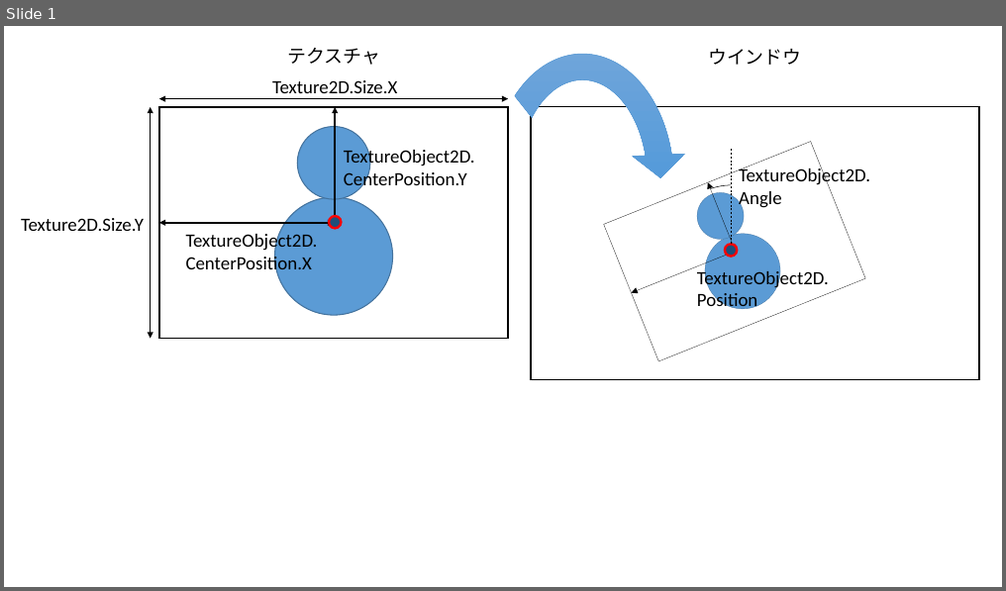
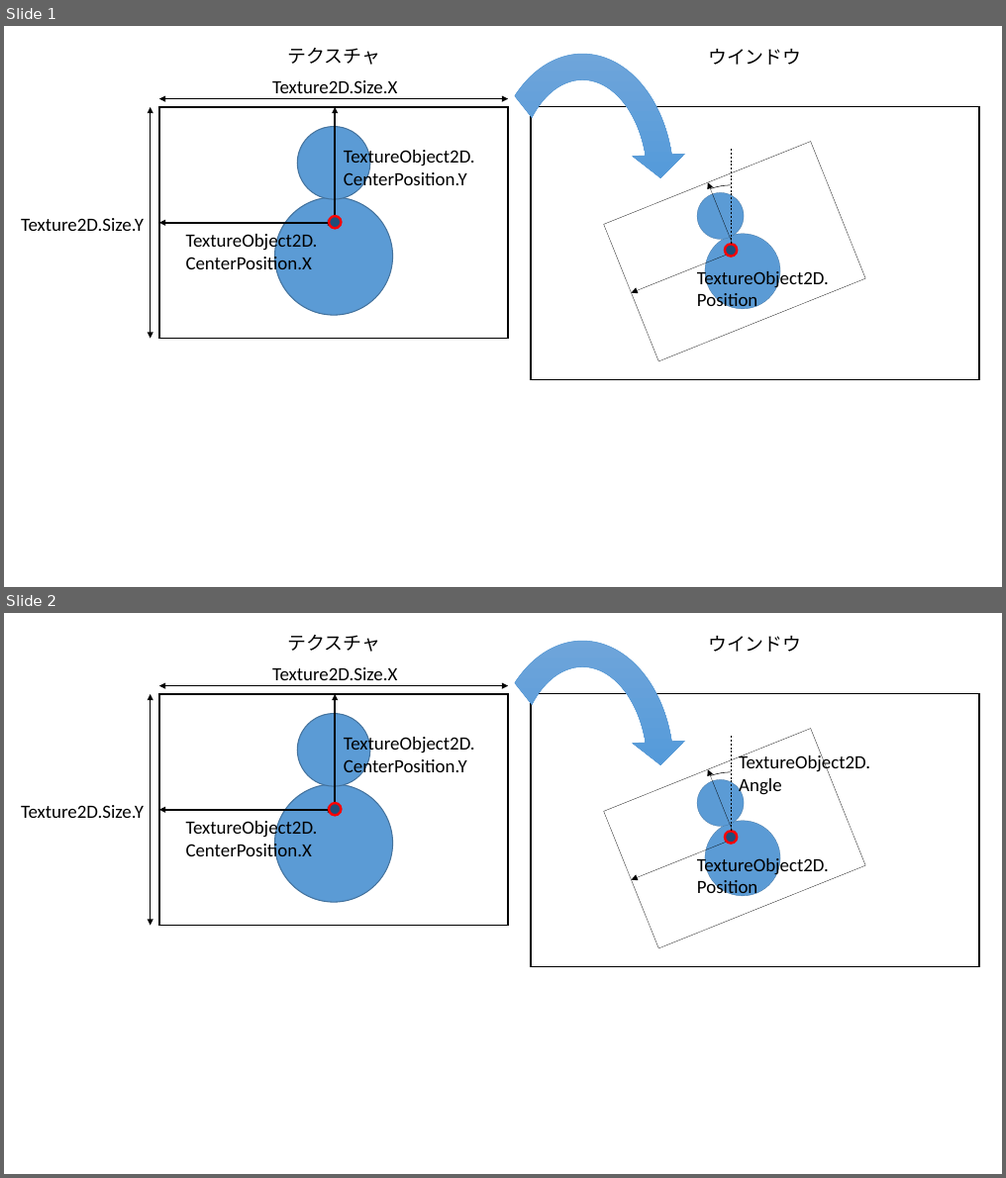
Before and after one commit to altseed/STGLecture, a slide deck: Material/TextureObject2D.pptx. Shown one above the other, each under a label of ours: slide 1 before the commit, slides 1 and 2 after it. The pictures are 1006x591 and 1006x1178 pixels, drawn with LibreOffice and Linux fonts; fonts in the diff are those of the drawing. Boxes give left, top, right and bottom in pixels: in the first picture for what was removed or moved away, otherwise in the second. Text is boxed around its words. In the diff, an @@ line names an element or a change of style, - is before the commit and + after.

```diff
--- a/Material/TextureObject2D.pptx
+++ b/Material/TextureObject2D.pptx
@@ slide 1 added at bbox=[4, 26, 1002, 587], background #FFFFFF @@
@@ text added at bbox=[287, 48, 380, 65], 18 pt, text #000000 @@
+テクスチャ
@@ circular arrow added at bbox=[478, 41, 687, 322], fill gradient #71A6DB to #559BDB to #448ACA, outline #5B9BD5 0.5 pt @@
@@ text added at bbox=[708, 49, 801, 65], 18 pt, text #000000 @@
+ウインドウ
@@ text added at bbox=[272, 80, 397, 93], 18 pt, text #000000 @@
+Texture2D.Size.X
@@ double arrow added from (150, 107) to (150, 338), #000000 1.5 pt @@
@@ double arrow added from (159, 98) to (509, 98), #000000 1.5 pt @@
@@ group added at bbox=[159, 107, 509, 338]: 2 ellipses, 2 double arrows, 1 rectangle @@
@@ rectangle added at bbox=[531, 107, 979, 380], outline #000000 1.5 pt @@
@@ text added at bbox=[344, 148, 475, 190], 18 pt, text #000000 @@
+TextureObject2D.CenterPosition.Y
@@ line added from (731, 244) to (731, 149), #000000 0.5 pt dashed @@
@@ arc (boxed as its full ellipse) added at bbox=[667, 185, 797, 315], outline #000000 0.5 pt @@
@@ group added at bbox=[604, 142, 865, 363]: 2 ellipses, 2 double arrows, 1 rectangle @@
@@ text added at bbox=[21, 218, 144, 231], 18 pt, text #000000 @@
+Texture2D.Size.Y
@@ text added at bbox=[186, 232, 318, 274], 18 pt, text #000000 @@
+TextureObject2D.CenterPosition.X
@@ ellipse added at bbox=[329, 216, 341, 228], fill #1F4E79, outline #FF0000 2.25 pt @@
@@ ellipse added at bbox=[725, 244, 737, 256], fill #1F4E79, outline #FF0000 2.25 pt @@
@@ text added at bbox=[697, 269, 829, 312], 18 pt, text #000000 @@
+TextureObject2D. Position
@@ what was slide 1 is now slide 2 @@
```
Also in this commit, not shown: 5 other files.
